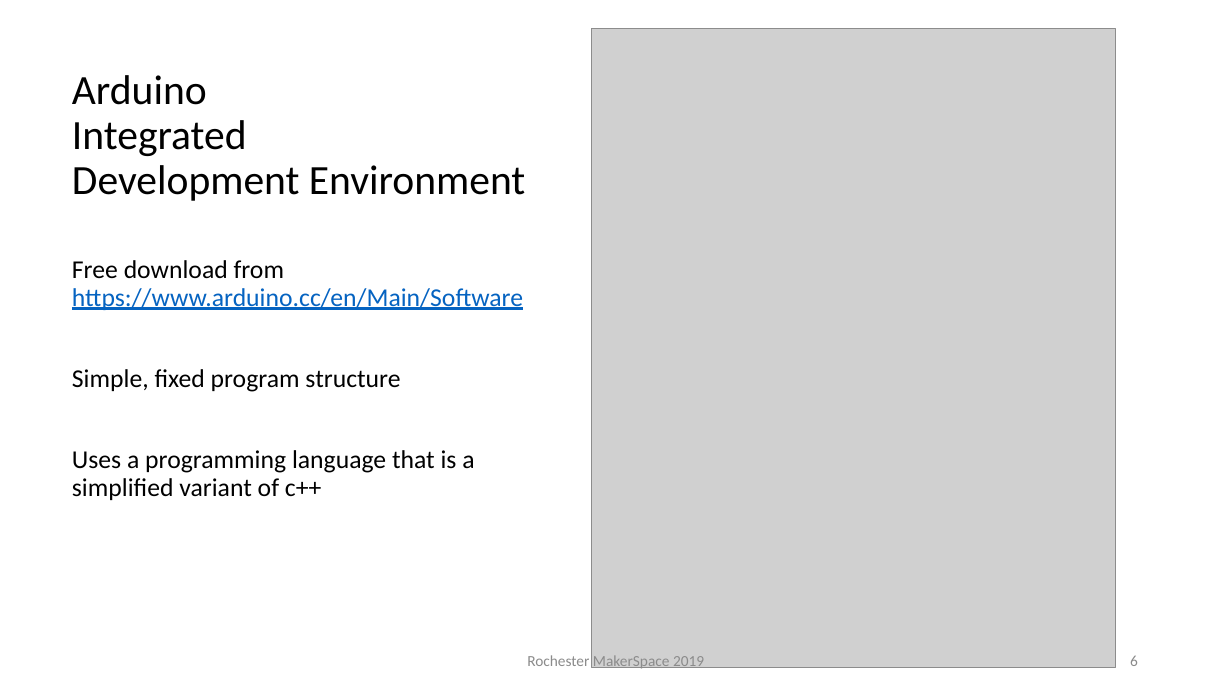
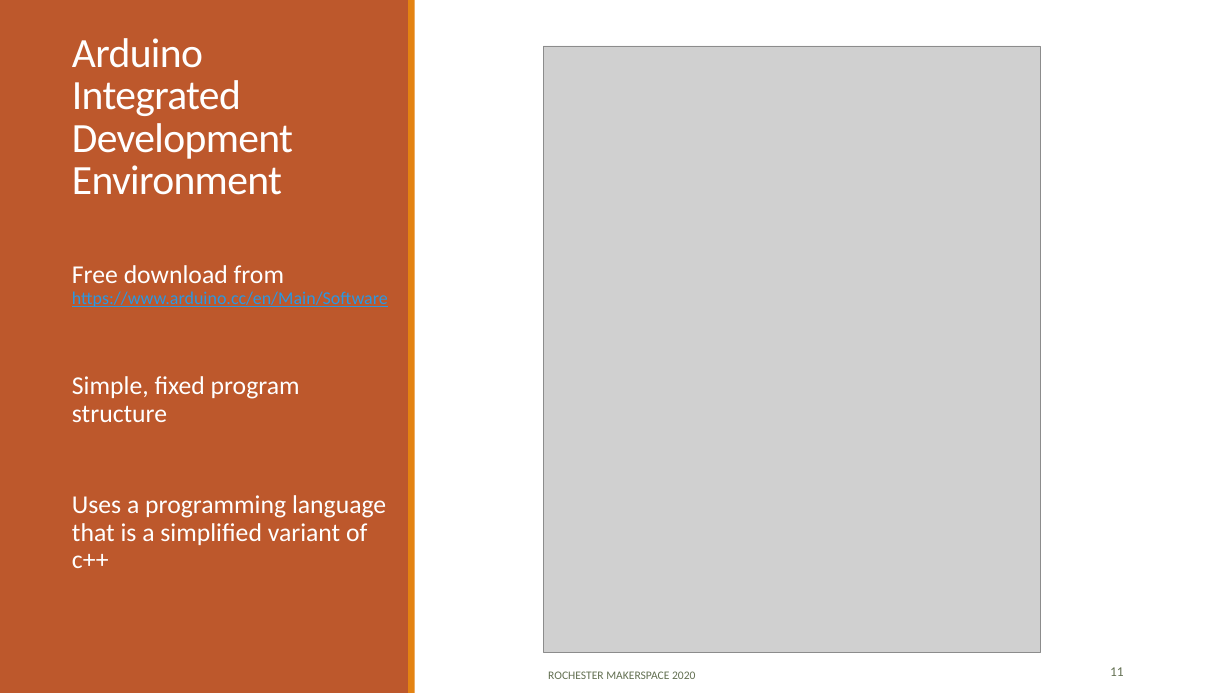
Before and after one commit to RochesterMakerSpace/ArduinoClass, a slide deck: slide 11 of Introduction to Arduino.pptx (slide 6 before the commit). Drawn at 1232x693 pixels with LibreOffice and Linux fonts; fonts in the diff are those of the drawing; grey boxes stand for pictures. Boxes give left, top, right and bottom in pixels: in the first picture for what was removed or moved away, otherwise in the second. Text is boxed around its words. In the diff, an @@ line names an element or a change of style, - is before the commit and + after.

```diff
--- a/Introduction to Arduino.pptx
+++ b/Introduction to Arduino.pptx
@@ rectangle added at (x1=0, y1=0, x2=409, y2=693), fill #BD582C @@
@@ rectangle added at (x1=409, y1=0, x2=415, y2=693), fill #E48312 @@
@@ title "Arduino Integrated Development Environment" at (x1=72, y1=38, x2=293, y2=195): text colour #000000 to #FFFFFF, letter spacing 0 to -0.5 pt; line spacing 0.9 to 0.85 @@
@@ picture resized from (x1=592, y1=29, x2=1116, y2=667) to (x1=543, y1=46, x2=1041, y2=653) @@
@@ text "Free download from https://www.arduino.cc/en/Main/Software" at (x1=72, y1=265, x2=388, y2=568): size 20 to 14 pt, text colour #0563C1 to #2998E3 in "https://www.arduino.cc/en/Main/Software"; text colour #000000 to #FFFFFF in "Free download from", "Simple, fixed program structure", "Uses a programming language that is a ..."; more space between paragraphs @@
@@ text at (x1=548, y1=671, x2=695, y2=679): text changed; size 12 to 9 pt; text colour #8C8C8C to #637052 @@
-Rochester MakerSpace 2019
+ROCHESTER MAKERSPACE 2020
@@ page number at (x1=1110, y1=667, x2=1124, y2=676): text changed; size 12 to 10.5 pt; text colour #8C8C8C to #637052 @@
-6
+11
```
Also in this commit, not shown: 11 other slides changed, 1 slide added, 1 slide removed, 1 other file.
